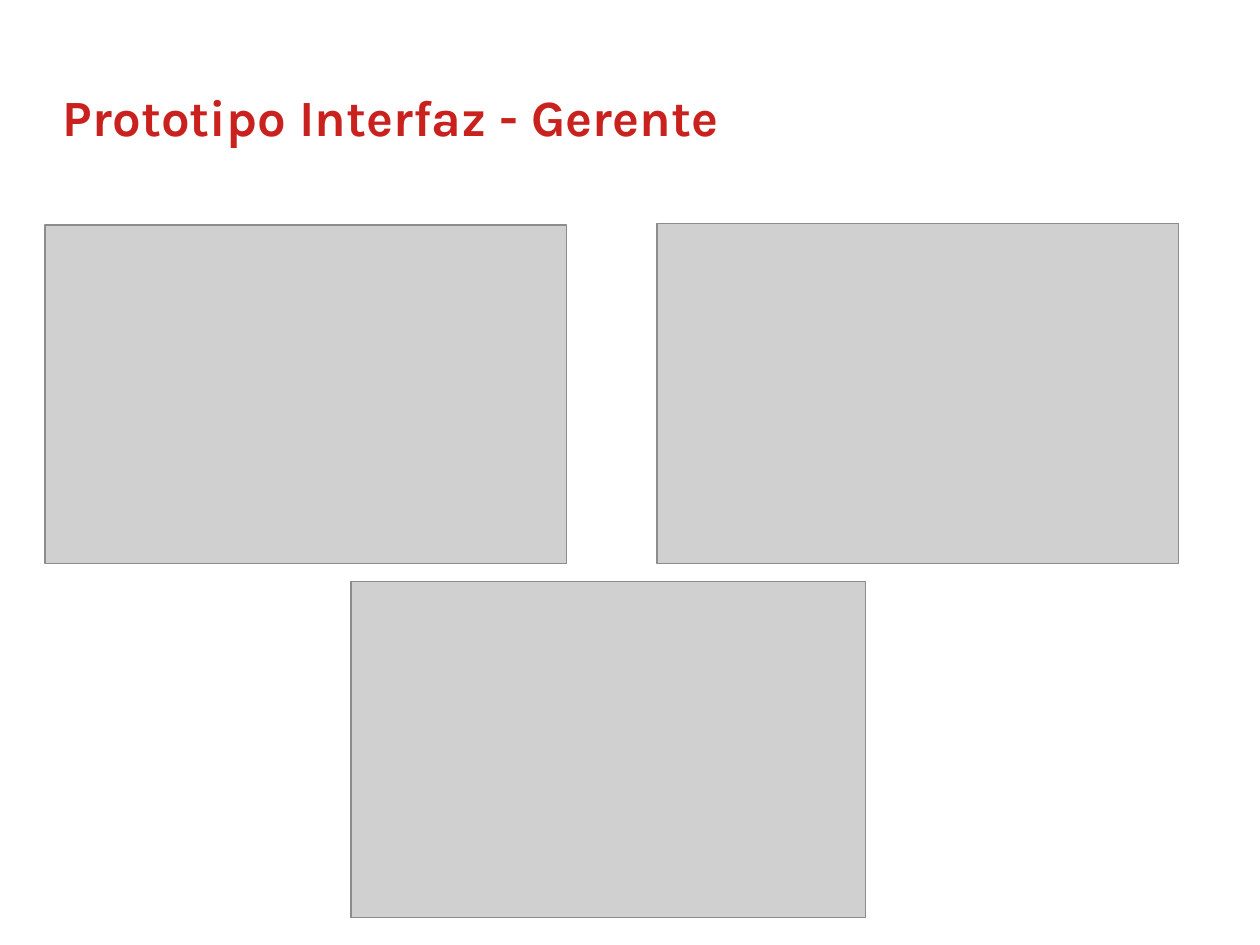
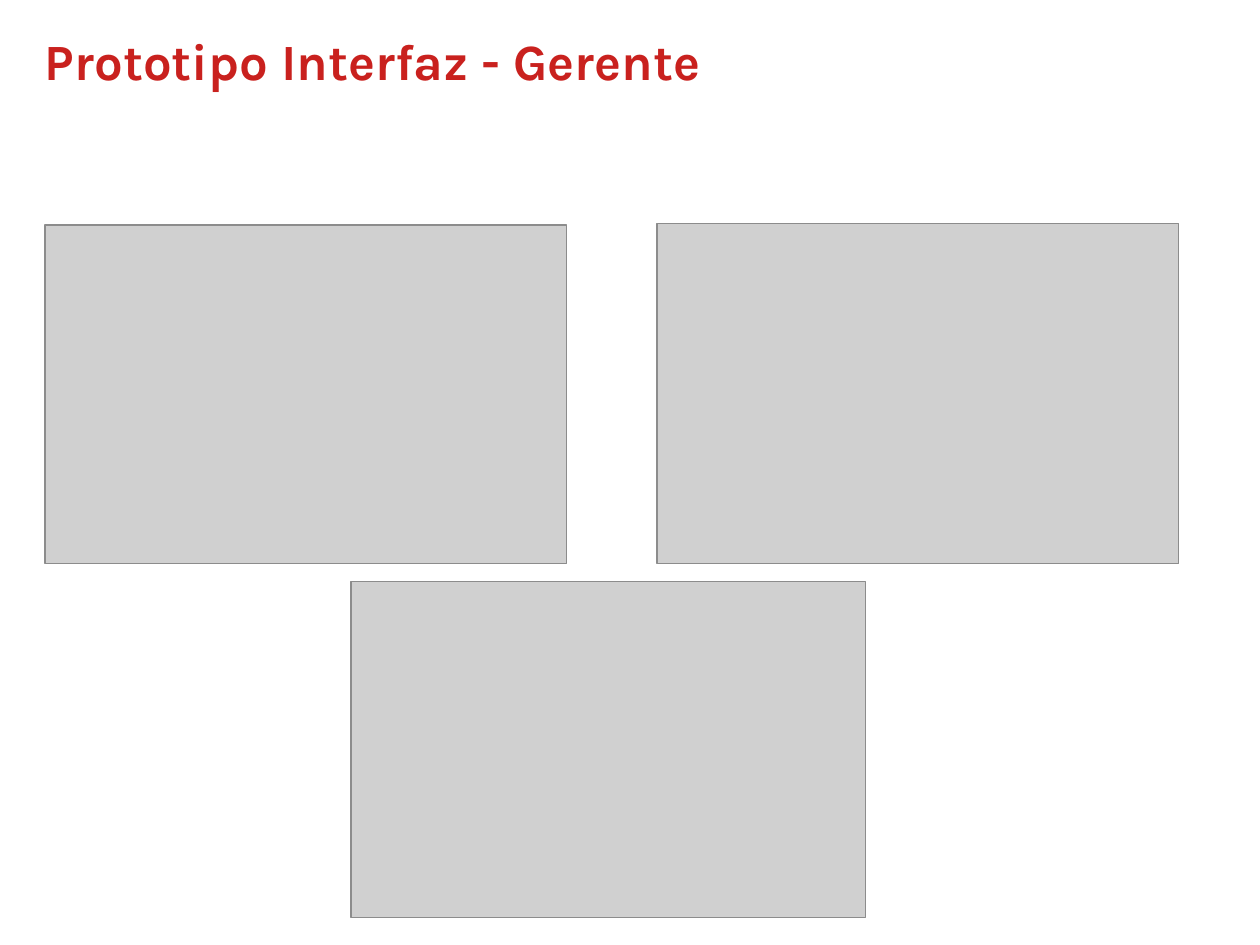
Before and after one commit to Juanba1998/APP-Restaurante, a slide deck: slide 9 of Material/Presentación/Presentacion Final.pptx. Drawn at 1260x945 pixels with LibreOffice and Linux fonts; fonts in the diff are those of the drawing; grey boxes stand for pictures. Boxes give left, top, right and bottom in pixels: in the first picture for what was removed or moved away, otherwise in the second. Text is boxed around its words. In the diff, an @@ line names an element or a change of style, - is before the commit and + after.

```diff
--- a/Material/Presentación/Presentacion Final.pptx
+++ b/Material/Presentación/Presentacion Final.pptx
@@ text "Prototipo Interfaz - Gerente": place and size @@
-text "Prototipo Interfaz - Gerente" at (63, 100, 718, 148)
+text "Prototipo Interfaz - Gerente" at (45, 44, 700, 92)
```
Also in this commit, not shown: 10 other slides changed, 1 slide added, 1 slide removed.
